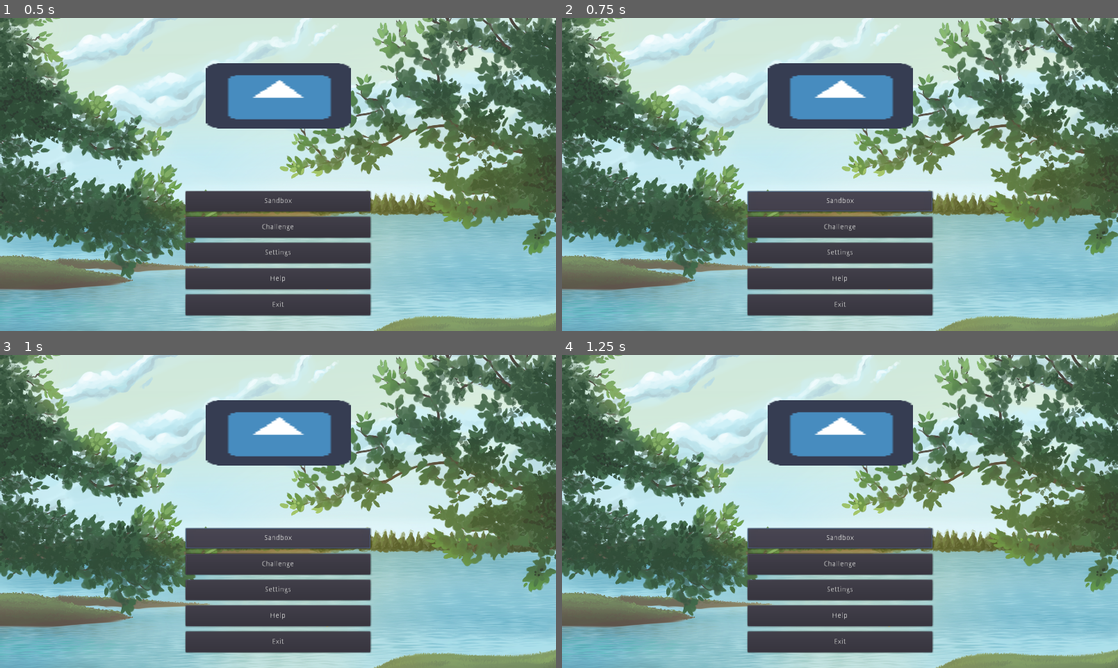
Above: before the commit, frames 1-4 (two rows, left to right).
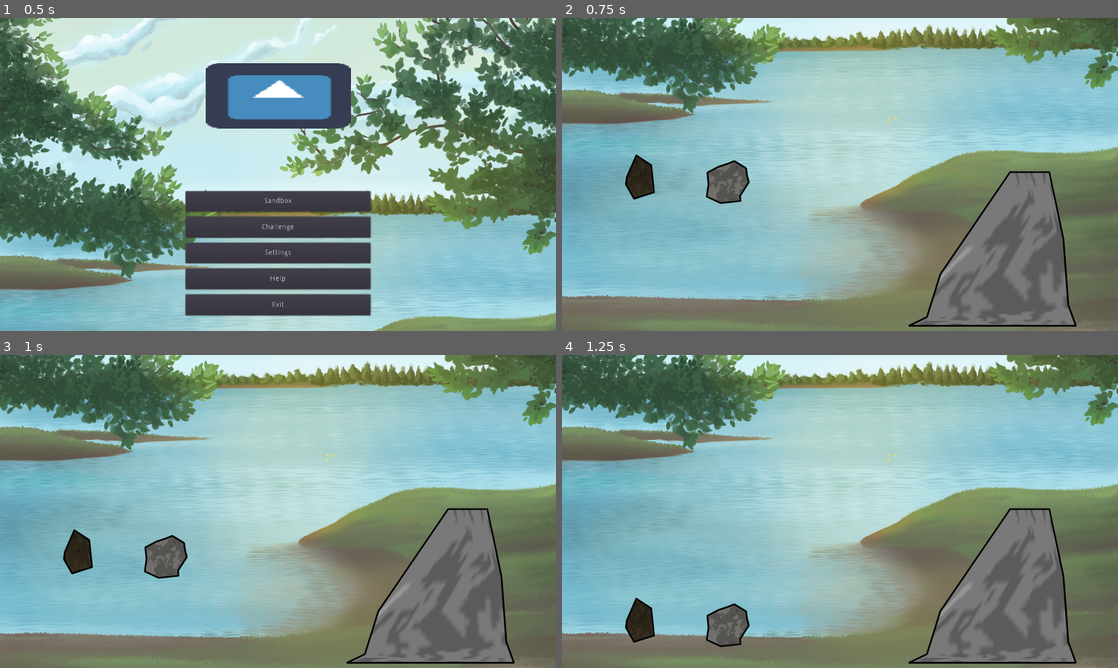
Above: after the commit, the same moments.

Repository: ebrahimebrahim/knock-the-rock
Game: Godot game, scene res://MenuScreen.tscn
Same seed, same stepped clock (60 frames per second), same inputs: the game is played once before the commit and once after it. This scene is started directly instead of the project's main scene. The engine's default icon, where the game draws it, is replaced by a stand-in: a white triangle on a blue panel in a dark square.
Inputs:
- Up to frame 1 (0.5 s): no input
- Up to frame 2 (0.75 s): click "Sandbox" at 0.5 s
- Up to frame 3 (1 s): no input
- Up to frame 4 (1.25 s): no input

Frame 1 is identical in both runs. In frame 2, 92% of the frame differs, in the area x 0-100%, y 0-100%; in frame 3, 92%; in frame 4, 92%.

Commit message:
connected sandbox button to GameSandbox scene

Diff:
--- a/ktr/MenuScreen.gd
+++ b/ktr/MenuScreen.gd
@@ -4,4 +4,4 @@
 	$MenuZone/Menu/SdbxButton.connect("button_up",self,"_on_sdbx")
 
 func _on_sdbx():
-	print("peup")
+	get_tree().change_scene("res://GameSandbox.tscn")
